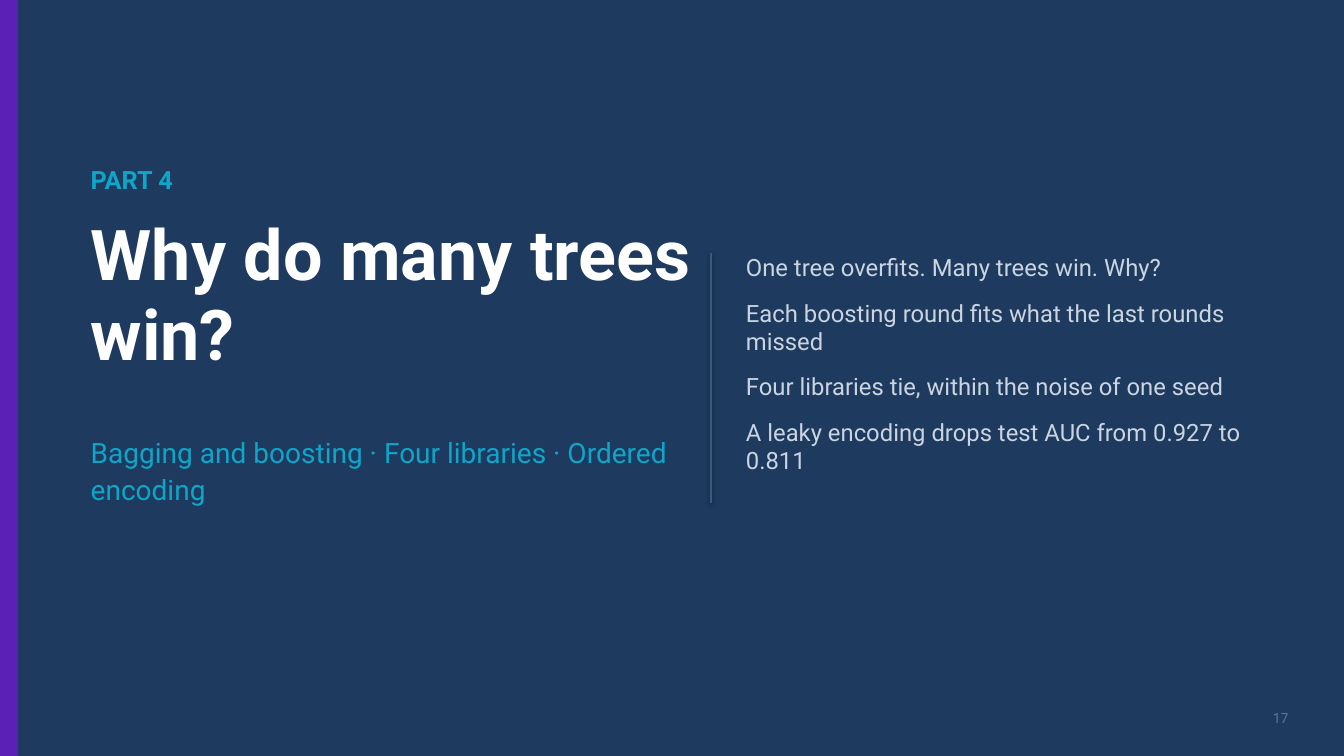
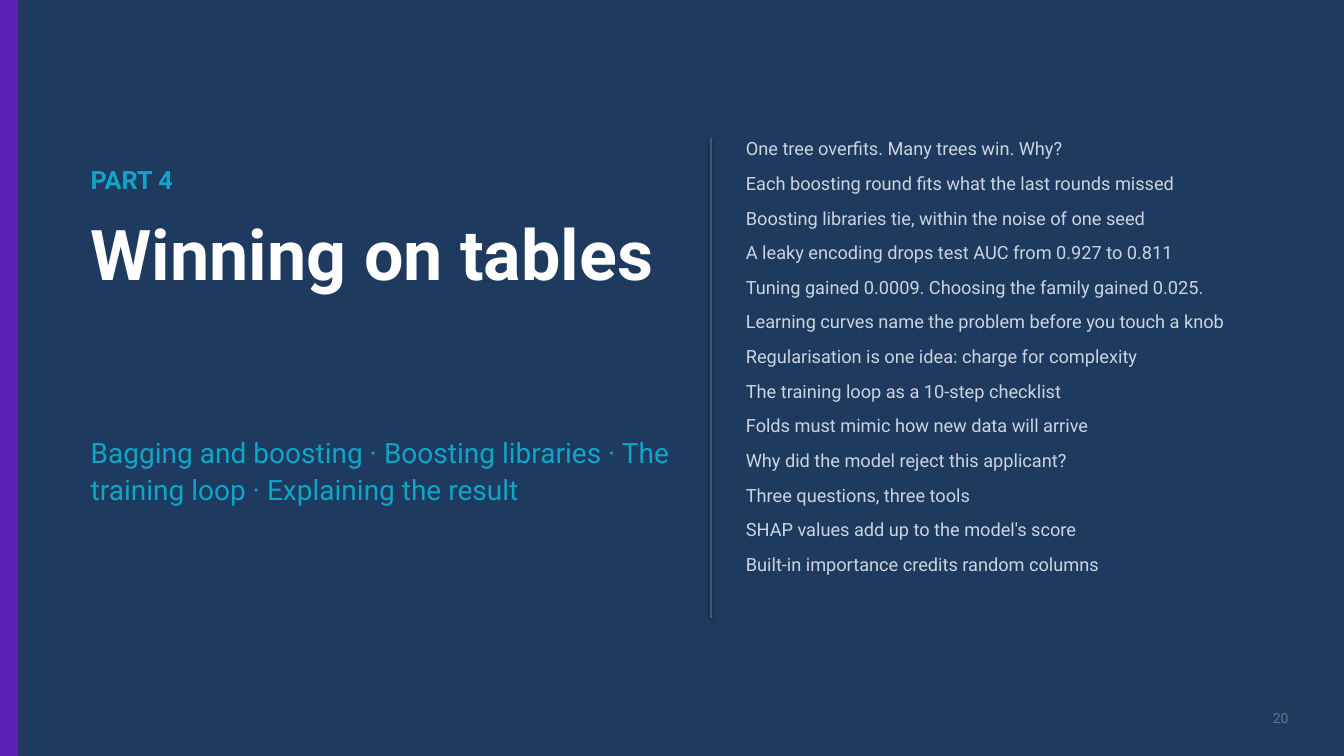
Before and after one commit to ramseywise/learn-ai-engineering, a slide deck: slide 20 of data-science/01-classical-ml/slides/classical-ml.pptx (slide 17 before the commit). Drawn at 1344x756 pixels with LibreOffice and Linux fonts; fonts in the diff are those of the drawing. Boxes give left, top, right and bottom in pixels: in the first picture for what was removed or moved away, otherwise in the second. Text is boxed around its words. In the diff, an @@ line names an element or a change of style, - is before the commit and + after.

Commit message:
Add support for slide levels and beats in deck builder
- Introduced a new JSONL file for review overrides.
- Enhanced the slide building script to support filtering slides by level (core, practice, deep) and validate slide beats.
- Added a new test suite to validate the functionality of levels and beats in slide presentations.
- Implemented checks for unknown levels and beats, ensuring proper error handling.
- Updated the output naming convention to reflect the selected level for filtered builds.

```diff
--- a/data-science/01-classical-ml/slides/classical-ml.pptx
+++ b/data-science/01-classical-ml/slides/classical-ml.pptx
@@ line moved from (711, 253) - (711, 503) to (711, 138) - (711, 618) @@
@@ text at bbox=[746, 141, 1174, 263]: size 17 to 13 pt in "One tree overfits. Many trees win. Why?", "Each boosting round fits what the last ...", "A leaky encoding drops test AUC from ..."; less space between paragraphs @@
@@ text "One tree overfits. Many trees ...": place and size @@
-text "One tree overfits. Many trees ..." at bbox=[746, 258, 1240, 469]
+text "One tree overfits. Many trees ..." at bbox=[746, 141, 1224, 575]
@@ text at bbox=[91, 227, 653, 295]: text changed @@
-Why do many trees win?
+Winning on tables
@@ text at bbox=[746, 211, 1145, 229]: text changed; size 17 to 13 pt @@
-Four libraries tie, within the noise of one seed
+Boosting libraries tie, within the noise of one seed
@@ text at bbox=[746, 280, 1224, 575]: paragraphs added @@
+Tuning gained 0.0009. Choosing the family gained 0.025.
+Learning curves name the problem before you touch a knob
+Regularisation is one idea: charge for complexity
+The training loop as a 10-step checklist
+Folds must mimic how new data will arrive
+Why did the model reject this applicant?
+Three questions, three tools
+SHAP values add up to the model's score
+Built-in importance credits random columns
@@ text at bbox=[91, 442, 669, 506]: text changed @@
-Bagging and boosting · Four libraries · Ordered encoding
+Bagging and boosting · Boosting libraries · The training loop · Explaining the result
@@ text at bbox=[1273, 713, 1289, 723]: text changed @@
-17
+20
```
Also in this commit, not shown: 51 other slides changed, 9 slides added, 3 slides removed, 38 other files.
